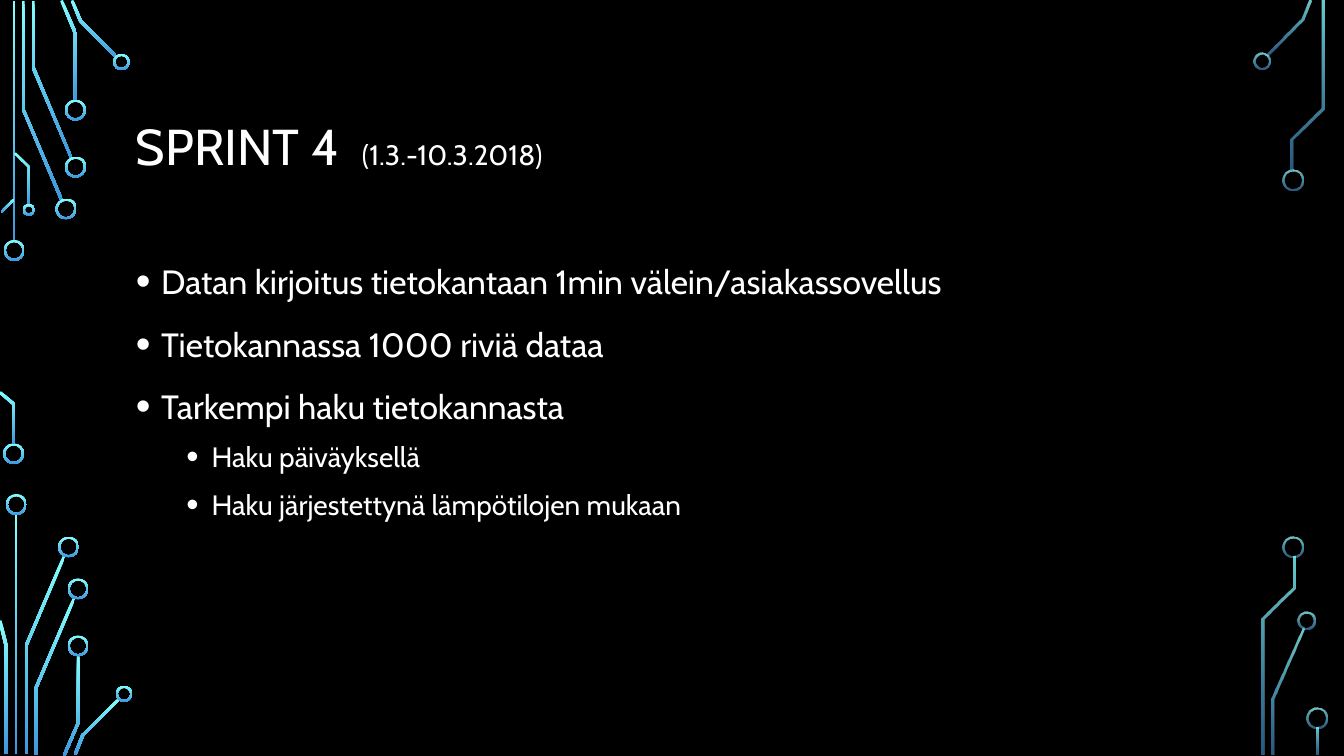
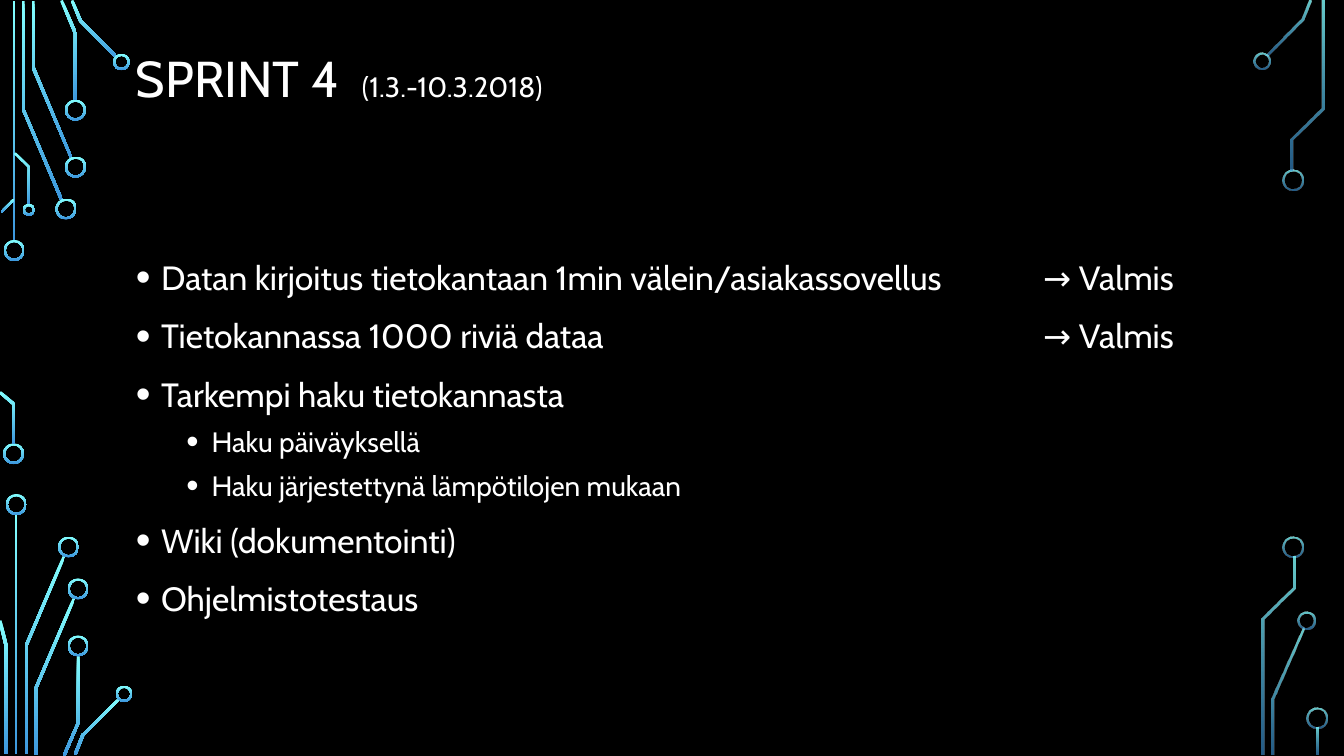
Before and after one commit to tempsens/java, a slide deck: slide 9 of java/DOCS/Ryhmä 9 - Lämpötilaseuranta v4.pptx (slide 6 before the commit). Drawn at 1344x756 pixels with LibreOffice and Linux fonts; fonts in the diff are those of the drawing; background and template pictures are left out. Boxes give left, top, right and bottom in pixels: in the first picture for what was removed or moved away, otherwise in the second. Text is boxed around its words. In the diff, an @@ line names an element or a change of style, - is before the commit and + after.

```diff
--- a/java/DOCS/Ryhmä 9 - Lämpötilaseuranta v4.pptx
+++ b/java/DOCS/Ryhmä 9 - Lämpötilaseuranta v4.pptx
@@ title "SPRINT 4 (1.3.-10.3.2018)": place and size @@
-title "SPRINT 4 (1.3.-10.3.2018)" at [136, 129, 542, 169]
+title "SPRINT 4 (1.3.-10.3.2018)" at [136, 61, 542, 101]
@@ text at [161, 264, 942, 349]: text changed @@
-• Datan kirjoitus tietokantaan 1min välein/asiakassovellus
-• Tietokannassa 1000 riviä dataa
+• Datan kirjoitus tietokantaan 1min välein/asiakassovellus → Valmis
+• Tietokannassa 1000 riviä dataa → Valmis
@@ text at [161, 381, 681, 502]: line spacing 1.2 to 1.1 @@
@@ text at [161, 527, 455, 619]: paragraphs added @@
+• Wiki (dokumentointi)
+• Ohjelmistotestaus
```
Also in this commit, not shown: 3 other slides changed, 3 slides added, 39 other files.
